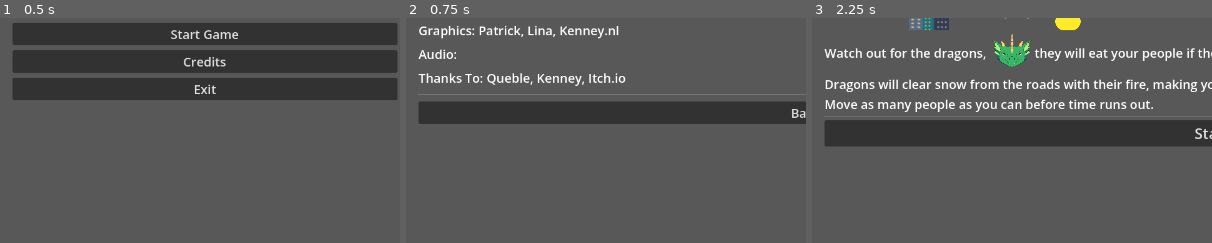
Above: before the commit, frames 1-3 (left to right).
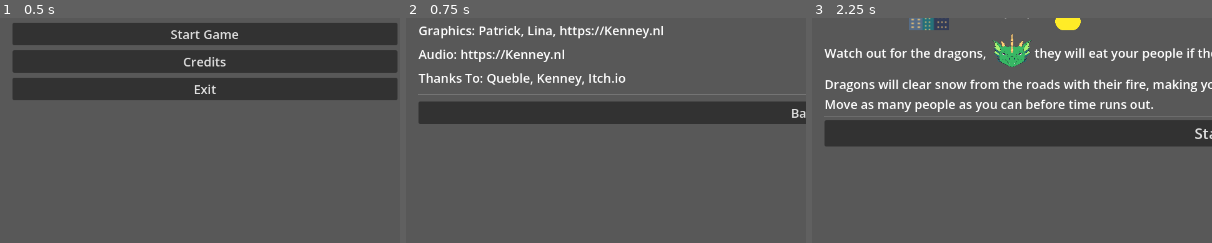
Above: after the commit, the same moments.

Repository: firefly2442/queble-game-jam
Game: Godot game, scene res://scenes/Main.tscn
The game is run twice, just before and just after one commit, with the same random seed, the same clock (stepped at 60 frames per second) and the same inputs.
Inputs:
- Up to frame 1 (0.5 s): no input
- Up to frame 2 (0.75 s): click "Credits" at 0.5 s
- Up to frame 3 (2.25 s): click "Back" at 1.25 s; click "Start Game" at 2 s
The pictures show only the part of the screen within x 0-50%, y 16-66%; the shares and areas given below are measured in that part.

Frame 1 is identical in both runs. In frame 2, 1.1% of the frame differs, in the area x 13-65%, y 3-20%; in frame 3, nothing differs.

Commit message:
feat: add click audio to city selection

Diff:
--- a/scenes/Credits.tscn
+++ b/scenes/Credits.tscn
@@ -37,12 +37,12 @@
 [node name="GraphicsLabel" type="Label" parent="PanelContainer/MarginContainer/VBoxContainer" unique_id=1992301750]
 layout_mode = 2
 theme_override_font_sizes/font_size = 20
-text = "Graphics: Patrick, Lina, Kenney.nl"
+text = "Graphics: Patrick, Lina, https://Kenney.nl"
 
 [node name="AudioLabel" type="Label" parent="PanelContainer/MarginContainer/VBoxContainer" unique_id=1624096529]
 layout_mode = 2
 theme_override_font_sizes/font_size = 20
-text = "Audio:"
+text = "Audio: https://Kenney.nl"
 
 [node name="ThanksToLabel" type="Label" parent="PanelContainer/MarginContainer/VBoxContainer" unique_id=167360707]
 layout_mode = 2
--- a/scripts/Game.gd
+++ b/scripts/Game.gd
@@ -73,17 +73,20 @@
 func _user_select_city(city: City) -> void:
 	# deselect if we pick the same city
 	if city == GameState.selected_city:
+		AudioManager.playUISwitch()
 		city.drawBox(false)
 		for connected in GameState.selected_city.connected_cities:
 			connected.drawBox(false)
 		GameState.selected_city = null
 	elif city.number_people_waiting > 0 and not GameState.selected_city:
+		AudioManager.playUIClick()
 		GameState.selected_city = city
 		city.drawBox(true)
 		for connected in GameState.selected_city.connected_cities:
 			connected.drawBox(true, Color.GREEN)
 	elif GameState.selected_city:
 		if city in GameState.selected_city.connected_cities:
+			AudioManager.playUIClick()
 			var person_scene: PackedScene = load("uid://c4nu0w2of1ome")
 			var person: Person = person_scene.instantiate()
 			person.global_position = GameState.selected_city.global_position
Not shown: 2 places in scenes/Game.tscn that only renumber resources
